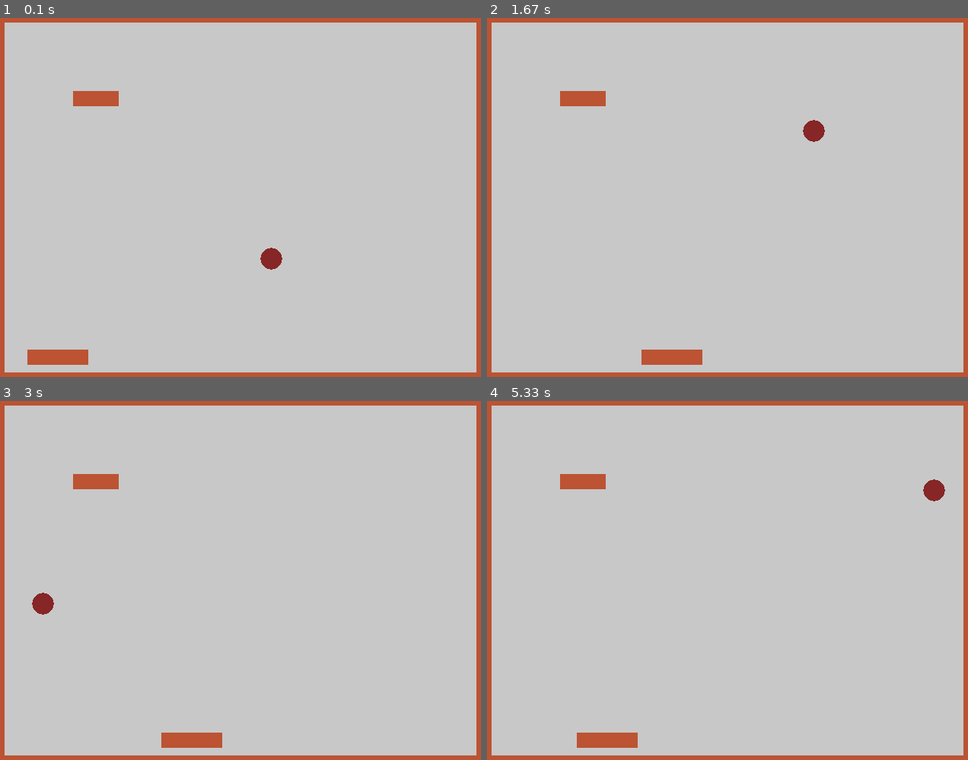
Above: before the commit, frames 1-4 (two rows, left to right).
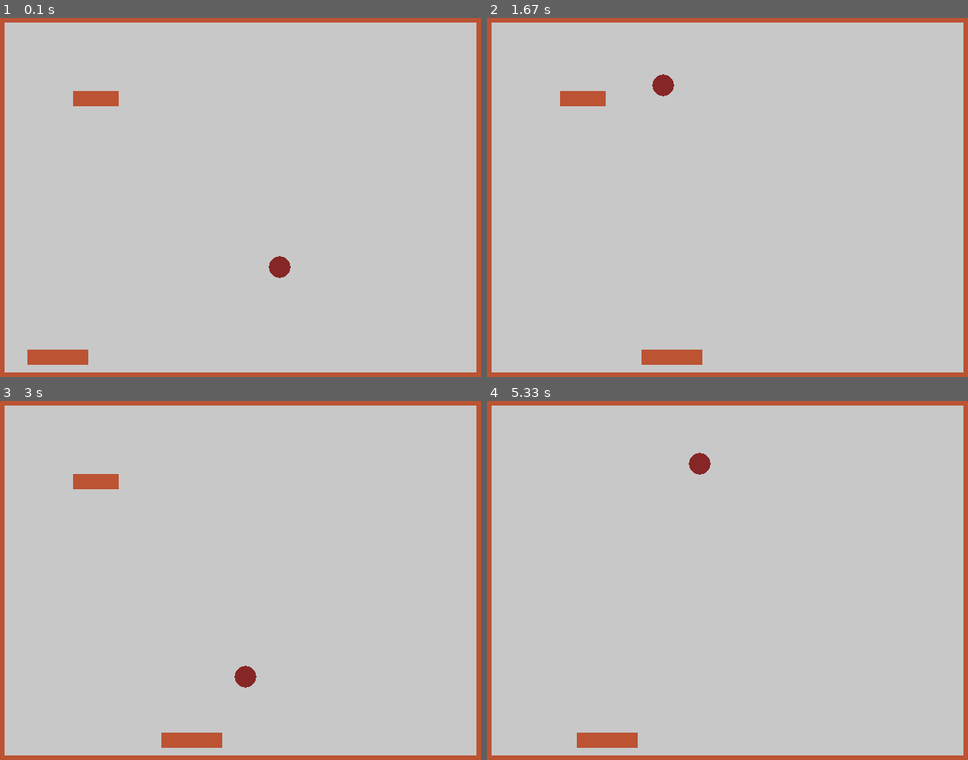
Above: after the commit, the same moments.

Repository: petros-ioannidis/arkanoid-pygame
Game: pygame game, started from arkanoid.py
The game is run twice, just before and just after one commit, with the same random seed, the same clock (stepped at 60 frames per second) and the same inputs.
Inputs:
- Up to frame 1 (0.1 s): no input
- Up to frame 2 (1.67 s): hold Right 0.33-0.8 s; hold Right 0.83-1.3 s; hold Left from 1.33 s (still down)
- Up to frame 3 (3 s): release Left at 1.87 s; hold Left 1.9-2.3 s; hold Right 2.33-2.97 s
- Up to frame 4 (5.33 s): hold Left 3-3.47 s; hold Right 3.5-3.97 s; hold Right 4-4.47 s; hold Left 4.5-5.03 s; hold Left from 5.07 s (still down)

The runs differ from the first frame. In frame 1, 0.3% of the frame differs, in the area x 54-61%, y 63-73%; in frame 2, 0.4%; in frame 3, 0.4%; in frame 4, 0.8%, in the area x 15-96%, y 14-28%.

Commit message:
Rotation implemented.
The ball bounces off the racket using an angle relative to the
position it collided with the racket.

Diff:
--- a/ball.py
+++ b/ball.py
@@ -1,4 +1,5 @@
 import pygame
+from math import sin,cos
 
 class Ball(pygame.sprite.Sprite):
     """Ball class"""
@@ -12,7 +13,8 @@
         self.image = pygame.image.load('ball.png')
         self.rect = pygame.rect.Rect((320,280), self.image.get_size())
         #to add variable speed and rotation and angle
-        self.speed = {'x': 300, 'y': 300}
+        self.top_speed = {'x': 400, 'y': 400}
+        self.speed = {'x': 400, 'y': 400}
 
     def update(self, dt, game):
         last = self.rect.copy()
@@ -36,21 +38,26 @@
                 new.top = cell.bottom
                 self.speed['y'] = -self.speed['y']
 
-        for cell in pygame.sprite.spritecollide(self, game.players, False):
-            cell = cell.rect
+        for racket in pygame.sprite.spritecollide(self, game.players, False):
+            angle = racket.calculate_rotation(self)
+            cell = racket.rect
             if last.right <= cell.left and new.right > cell.left:
                 new.right = cell.left
-                self.speed['x'] = -self.speed['x']
+                self.speed['x'] = sin(angle)*self.top_speed['x']
+                self.speed['y'] = -abs(cos(angle)*self.top_speed['y'])
             elif last.left >= cell.right and new.left < cell.right:
                 new.left = cell.right
-                self.speed['x'] = -self.speed['x']
+                self.speed['x'] = sin(angle)*self.top_speed['x']
+                self.speed['y'] = -abs(cos(angle)*self.top_speed['y'])
 
             if last.bottom <= cell.top and new.bottom > cell.top:
                 new.bottom = cell.top
-                self.speed['y'] = -self.speed['y']
+                self.speed['x'] = sin(angle)*self.top_speed['x']
+                self.speed['y'] = -abs(cos(angle)*self.top_speed['y'])
             elif last.top >= cell.bottom and new.top < cell.bottom:
                 new.top = cell.bottom
-                self.speed['y'] = -self.speed['y']
+                self.speed['x'] = sin(angle)*self.top_speed['x']
+                self.speed['y'] = -abs(cos(angle)*self.top_speed['y'])
 
         for cell in pygame.sprite.spritecollide(self, game.blocks, True):
             cell = cell.rect
--- a/racket.py
+++ b/racket.py
@@ -1,4 +1,5 @@
 from __future__ import division
+from math import cos, sin, pi
 import pygame
 
 class Racket(pygame.sprite.Sprite):
@@ -18,11 +19,18 @@
         self.rect = pygame.rect.Rect((40,440), self.image.get_size())
         self.dim = (80, 20)
         self.rotation = dict()
+        self.max_angle = 2*pi
         #how many pieces has the racket(accuracy for angles)
-        vector_space_div = 5
-        step = 80/5
-        #for cut_begin in range(0, 80, step):
-            #self.rotation[
+
+    def calculate_rotation(self, collided_object):
+        """Returns the angle that an object will have after colliding
+        with the racket
+
+        collided_object -- the object colliding with the racket
+        """
+        relative_dist = self.rect.center[0] - collided_object.rect.center[0]
+        norm_relative_dist = relative_dist/self.rect.center[0]
+        return -norm_relative_dist*self.max_angle
 
     def update(self, dt, game):
         """The basic movement of the racket"""
